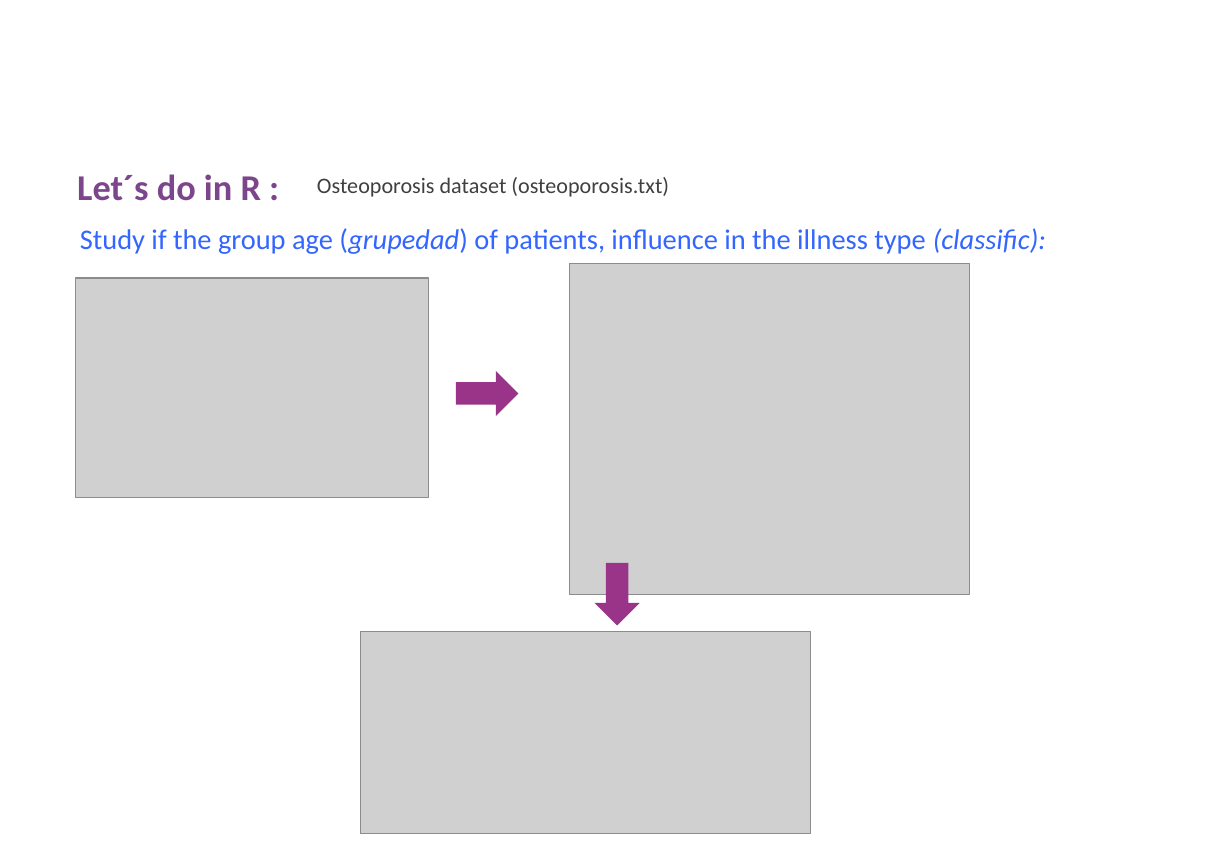
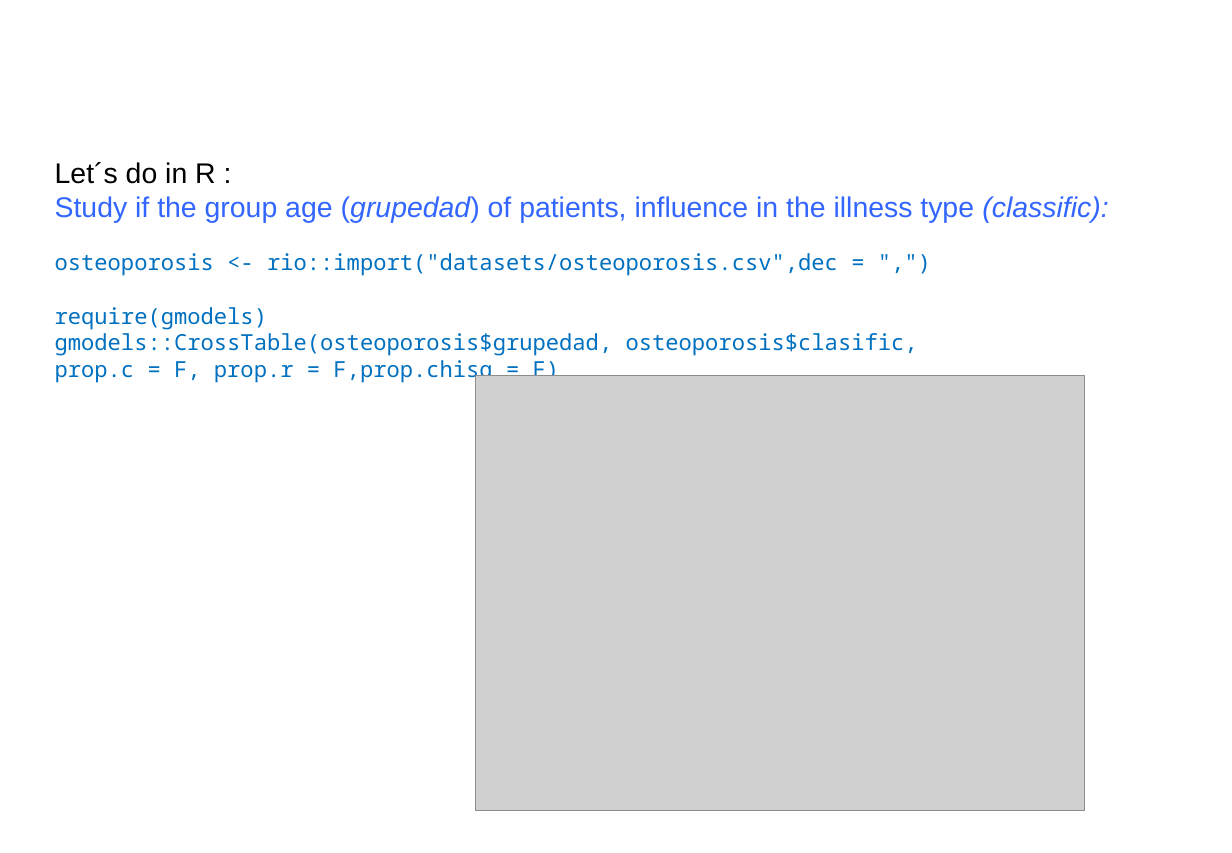
Before and after one commit to uebvhir/Course2020_Statistical-Analysis-with-R, a slide deck: slide 32 of Slides/StatisticsWithR-3-Exploratory_Analysis_II_And_Graphics.pptx (slide 33 before the commit). Drawn at 1232x853 pixels with LibreOffice and Linux fonts; fonts in the diff are those of the drawing; grey boxes stand for pictures; background and template pictures are left out. Boxes give left, top, right and bottom in pixels: in the first picture for what was removed or moved away, otherwise in the second. Text is boxed around its words. In the diff, an @@ line names an element or a change of style, - is before the commit and + after.

```diff
--- a/Slides/StatisticsWithR-3-Exploratory_Analysis_II_And_Graphics.pptx
+++ b/Slides/StatisticsWithR-3-Exploratory_Analysis_II_And_Graphics.pptx
@@ text "Let´s do in R :": place and size @@
-text "Let´s do in R :" at [80, 228, 1046, 254]
+text "Let´s do in R :" at [55, 162, 1108, 223]
@@ text at [55, 162, 216, 184]: paragraph added @@
+Let´s do in R :
@@ text removed at [77, 174, 261, 201] @@
-Let´s do in R :
@@ text removed at [317, 177, 669, 197] @@
-Osteoporosis dataset (osteoporosis.txt)
@@ text at [55, 196, 1108, 223]: font Calibri to Arial in "Study if the group age (grupedad) of ..."; indent changed; less space between paragraphs @@
@@ text added at [55, 253, 918, 383], 14 pt, text #0070C0 @@
+osteoporosis <- rio::import("datasets/osteoporosis.csv",dec = ",")
+require(gmodels)
+gmodels::CrossTable(osteoporosis$grupedad, osteoporosis$clasific, prop.c = F, prop.r = F,prop.chisq = F)
@@ picture removed at [570, 264, 970, 595] @@
@@ picture removed at [75, 278, 428, 497] @@
@@ right arrow removed at [456, 371, 519, 416] @@
@@ picture added at [476, 375, 1085, 811] @@
@@ right arrow removed at [594, 564, 640, 626] @@
@@ picture removed at [361, 632, 811, 834] @@
```
Also in this commit, not shown: 2 other slides changed, 6 slides removed, 1 other file.
